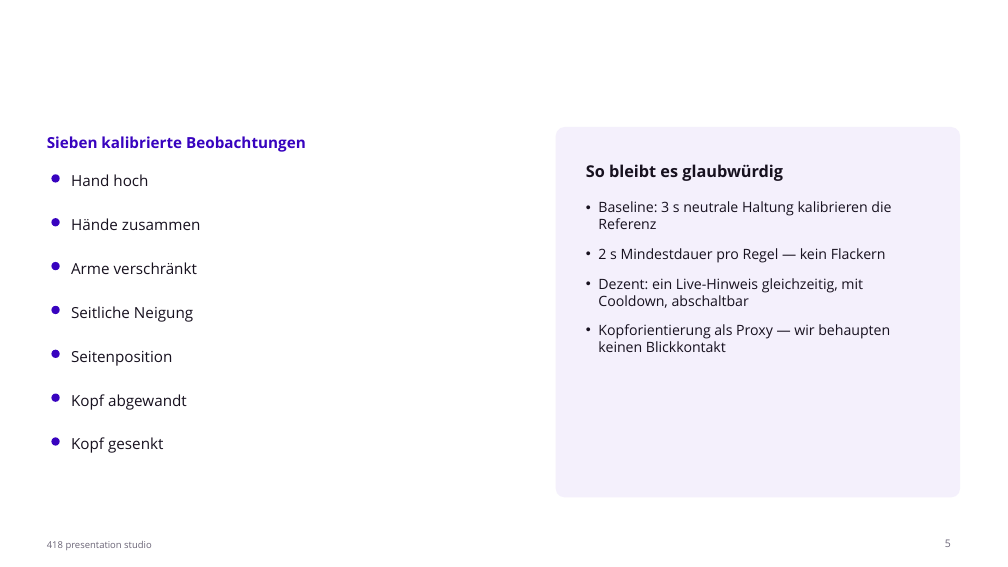
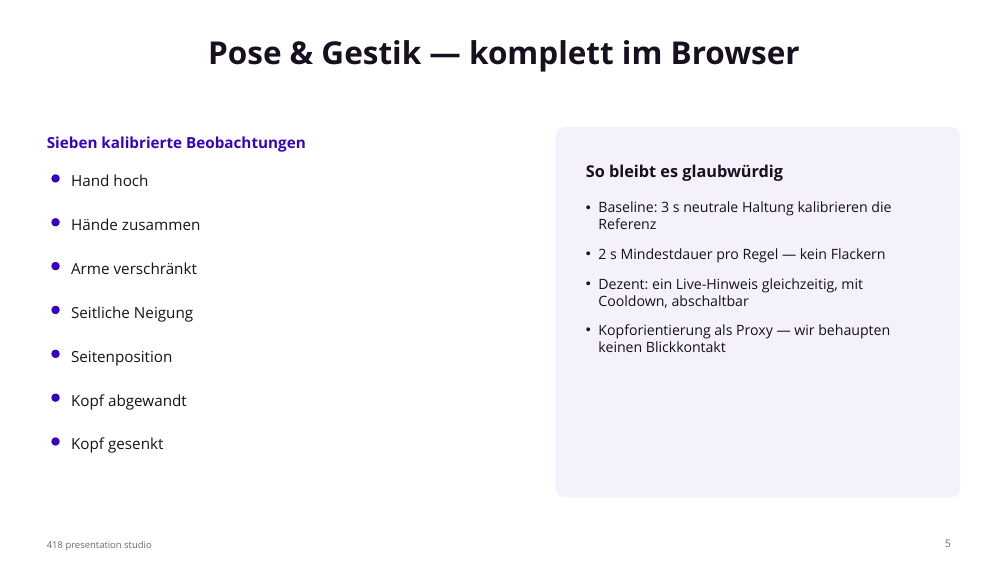
Before and after one commit to johannes3502/hackathon-fulda, a slide deck: slide 5 of pitch/PitchPractice-Pitch.pptx. Drawn at 1008x567 pixels with LibreOffice and Linux fonts; fonts in the diff are those of the drawing. Boxes give left, top, right and bottom in pixels: in the first picture for what was removed or moved away, otherwise in the second. Text is boxed around its words. In the diff, an @@ line names an element or a change of style, - is before the commit and + after.

```diff
--- a/pitch/PitchPractice-Pitch.pptx
+++ b/pitch/PitchPractice-Pitch.pptx
@@ title added at (208,40,800,72), 30 pt, text #17111F, bold @@
+Pose & Gestik — komplett im Browser
```
Also in this commit, not shown: 9 other slides changed, 13 other files.
